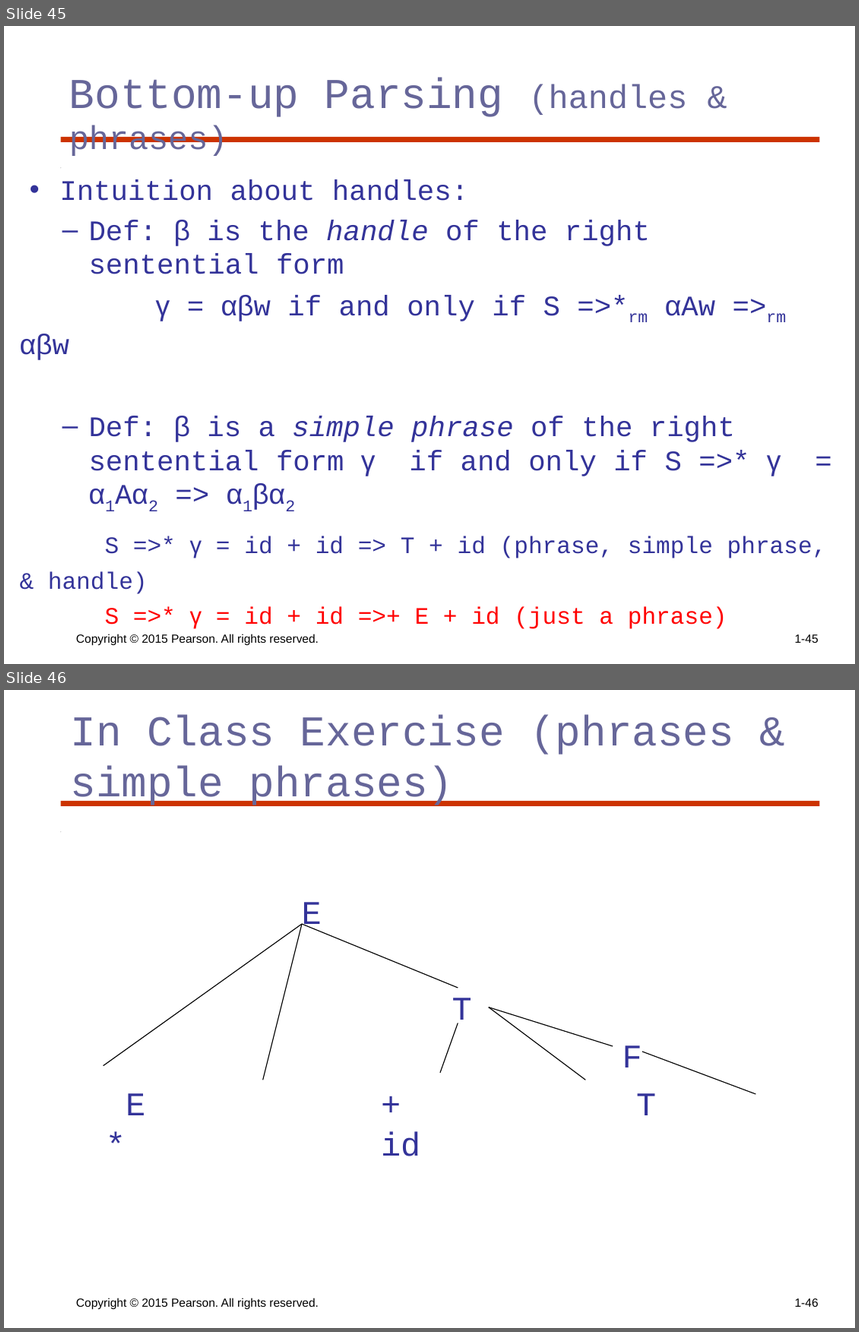
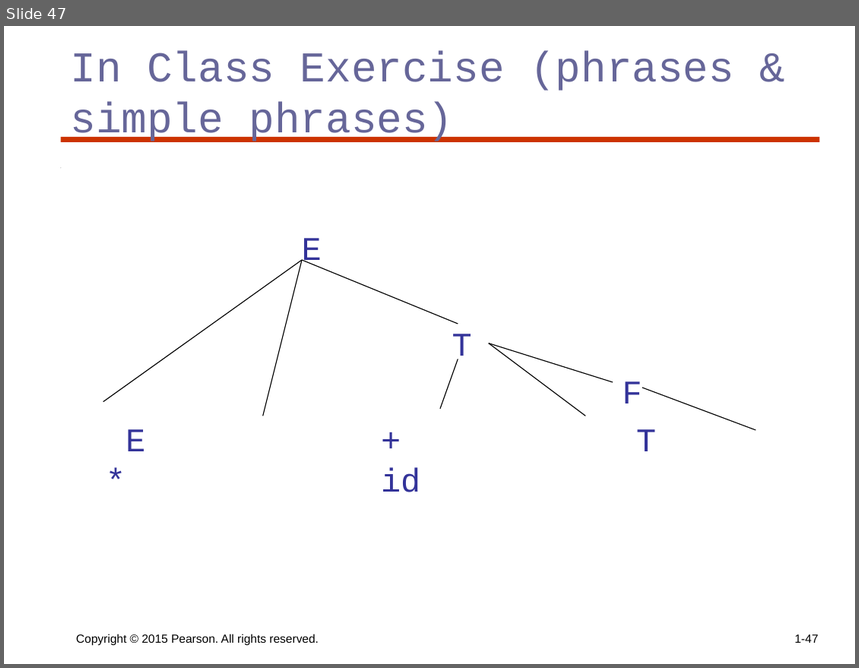
Before and after one commit to Kareithdyce/Auburn-Classes, a slide deck: Programming Language/pl11ch4.ppt. Shown one above the other, each under a label of ours: slides 45 and 46 before the commit, slide 47 after it. The pictures are 859x1332 and 859x668 pixels, drawn with LibreOffice and Linux fonts; fonts in the diff are those of the drawing. Boxes give left, top, right and bottom in pixels: in the first picture for what was removed or moved away, otherwise in the second. Text is boxed around its words. In the diff, an @@ line names an element or a change of style, - is before the commit and + after.

```diff
--- a/Programming Language/pl11ch4.ppt
+++ b/Programming Language/pl11ch4.ppt
@@ slide 45 removed at box(4, 26, 855, 664), background #FFFFFF; not listed: 2 template elements that a slide beside it also shows @@
@@ title removed at box(69, 78, 688, 156) @@
-Bottom-up Parsing (handles & phrases)
@@ text removed at box(20, 180, 827, 629) @@
-• Intuition about handles:
-  – Def: β is the handle of the right sentential form
-γ = αβw if and only if S =>*rm αAw =>rm αβw
-  – Def: β is a simple phrase of the right sentential form γ if and only if S =>* γ = α1Aα2 => α1βα2
-S =>* γ = id + id => T + id (phrase, simple phrase, & handle)
-S =>* γ = id + id =>+ E + id (just a phrase)
@@ text removed at box(76, 634, 319, 645) @@
-Copyright © 2015 Pearson. All rights reserved.
@@ page number removed at box(795, 635, 819, 643) @@
-1-45
@@ what was slide 46 is now slide 47 @@
@@ page number at box(795, 635, 819, 643): text changed @@
-1-46
+1-47
```
Also in this commit, not shown: 4 slides changed, 2 slides added, 1 other slide removed, 5 other files.
